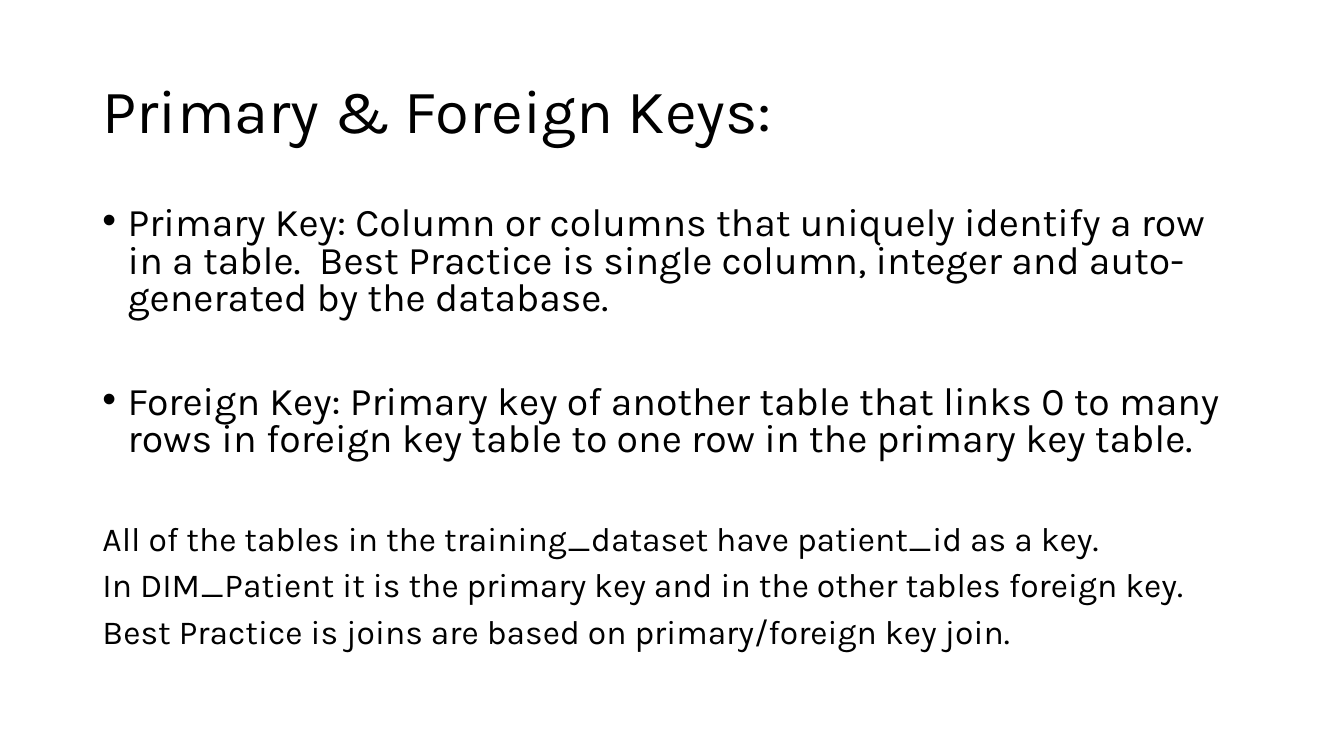
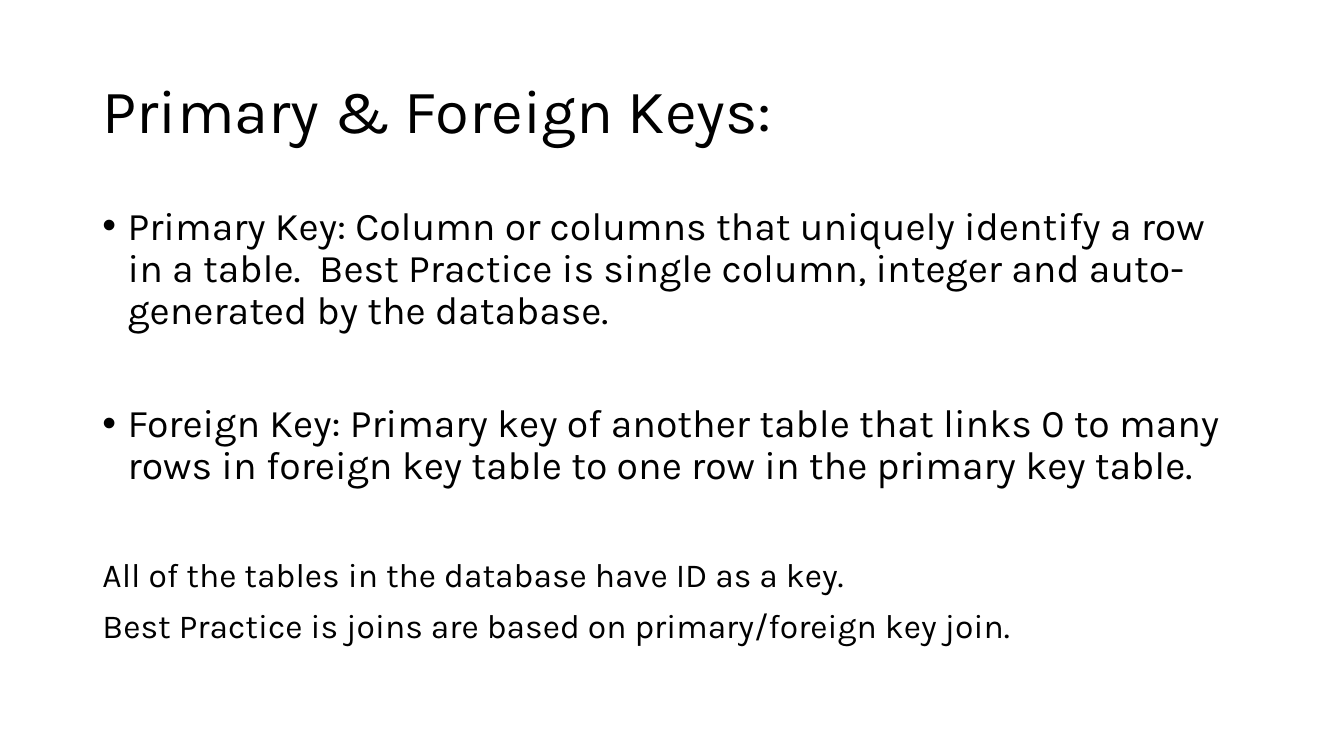
Before and after one commit to appjedi/youtube, a slide deck: slide 13 of SQL/Intro To SQL Day 3.pptx (slide 12 before the commit). Drawn at 1344x756 pixels with LibreOffice and Linux fonts; fonts in the diff are those of the drawing. Boxes give left, top, right and bottom in pixels: in the first picture for what was removed or moved away, otherwise in the second. Text is boxed around its words. In the diff, an @@ line names an element or a change of style, - is before the commit and + after.

```diff
--- a/SQL/Intro To SQL Day 3.pptx
+++ b/SQL/Intro To SQL Day 3.pptx
@@ text at (102, 213, 1219, 646): line spacing 0.8 to 0.9 @@
@@ text at (102, 564, 844, 596): text changed @@
-All of the tables in the training_dataset have patient_id as a key.
-In DIM_Patient it is the primary key and in the other tables foreign key.
+All of the tables in the database have ID as a key.
```
Also in this commit, not shown: 8 other slides changed, 1 slide added, 1 slide removed, 3 other files.
